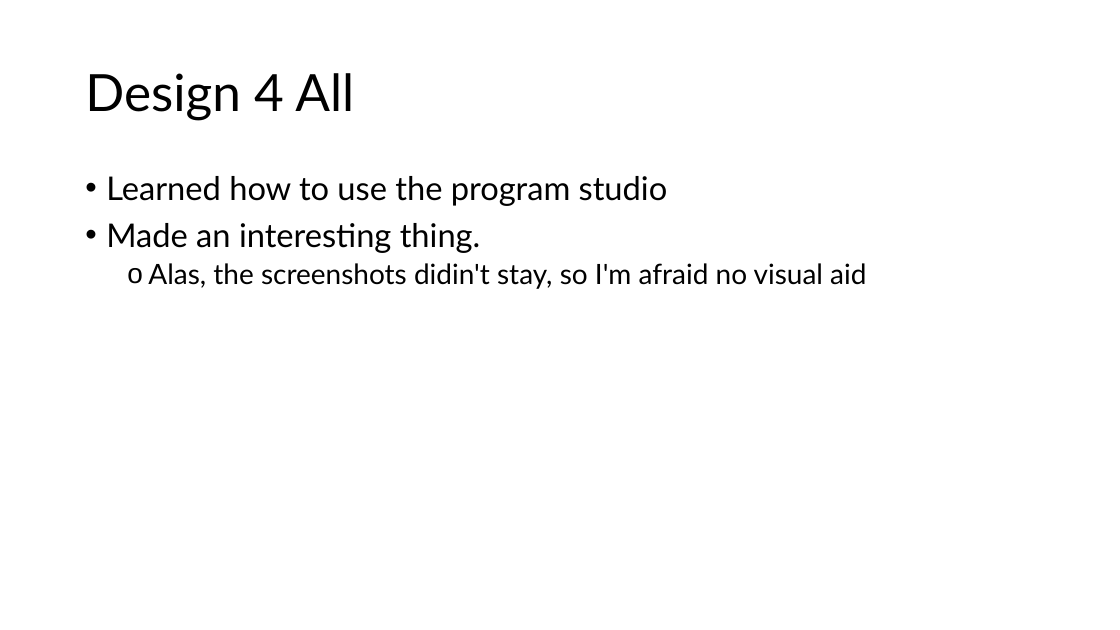
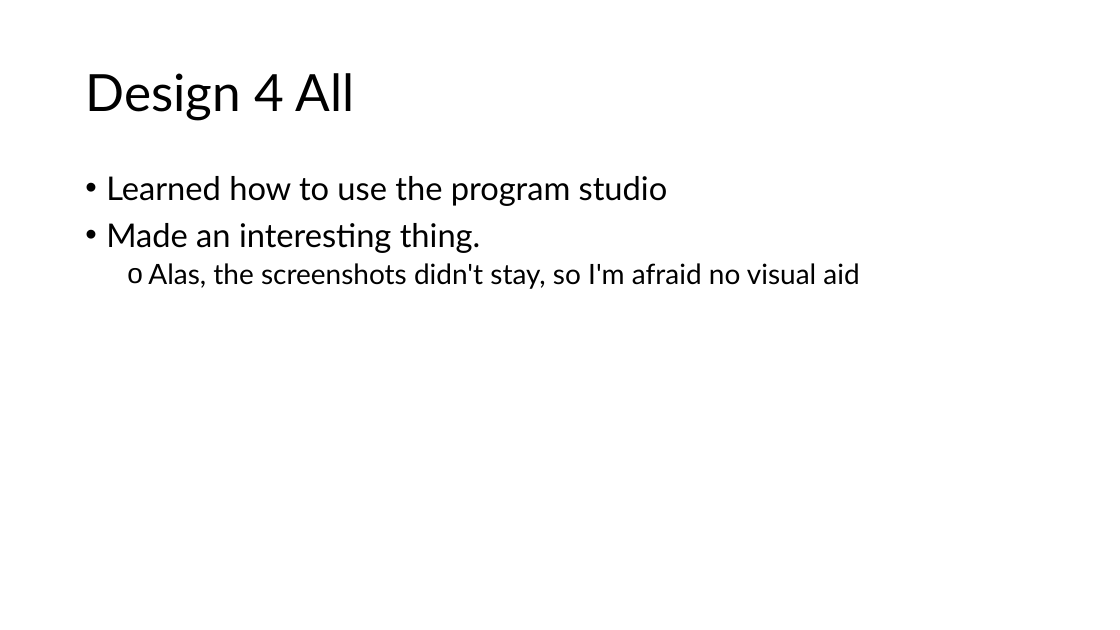
Before and after one commit to NPITX-programs/Presentations, a slide deck: slide 2 of Spring 2025 Presentation/Spring 2025.pptx. Drawn at 1120x630 pixels with LibreOffice and Linux fonts; fonts in the diff are those of the drawing. Boxes give left, top, right and bottom in pixels: in the first picture for what was removed or moved away, otherwise in the second. Text is boxed around its words. In the diff, an @@ line names an element or a change of style, - is before the commit and + after.

```diff
--- a/Spring 2025 Presentation/Spring 2025.pptx
+++ b/Spring 2025 Presentation/Spring 2025.pptx
@@ text at bbox=[148, 263, 859, 289]: text changed @@
-  o Alas, the screenshots didin't stay, so I'm afraid no visual aid
+  o Alas, the screenshots didn't stay, so I'm afraid no visual aid
```
Also in this commit, not shown: 1 slide added, 1 slide removed.
